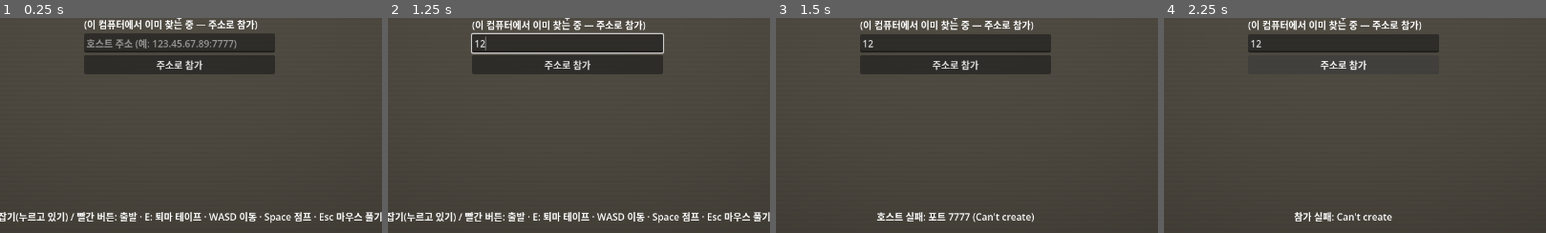
Above: before the commit, frames 1-4 (left to right).
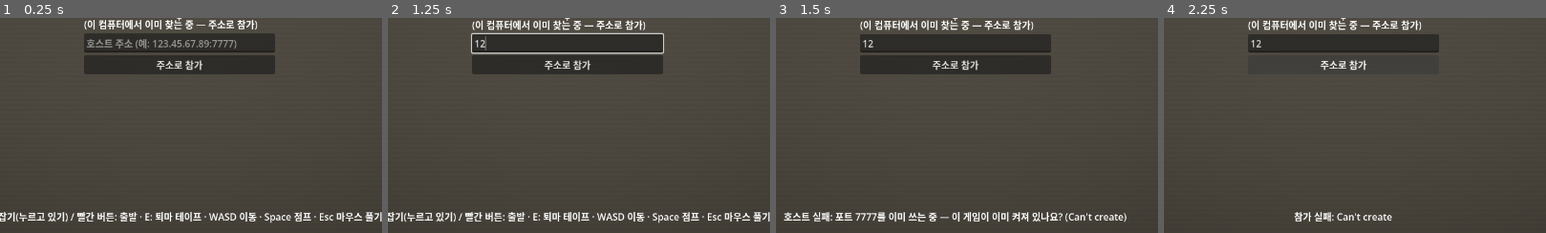
Above: after the commit, the same moments.

Repository: saechimdaeki/GG
Game: Godot game, scene res://src/main.tscn
Same seed, same stepped clock (60 frames per second), same inputs: the game is played once before the commit and once after it.
Inputs (mouse positions are % of the whole screen's width and height, from its top left):
- Up to frame 1 (0.25 s): no input
- Up to frame 2 (1.25 s): click (50, 56) at 0.52 s; type "12" at 0.6 s
- Up to frame 3 (1.5 s): click "호스트" at 1.25 s
- Up to frame 4 (2.25 s): click "주소로 참가" at 2 s
The pictures show only the part of the screen within x 26-76%, y 50-100%; the shares and areas given below are measured in that part.

Frames 1-2 are identical in both runs. In frame 3, 2.1% of the frame differs, in the area x 2-92%, y 90-96%; in frame 4, nothing differs.

Commit message:
fix: 유령집 이삿짐센터 호스트 포트가 이미 쓰이면 이유를 알려줌
LAN 목록이 늦게 뜨던 건 앞 테스트의 호스트가 포트 7777을 잡고 있어 새 호스트가
시작에 실패했던 것 (호스트 2개 동시 실행으로 재현, 이후 5번 연속 0.2초 안에 찾음).
실패 메시지를 "포트 7777를 이미 쓰는 중 — 이미 켜져 있나요?"로 바꾸고 알려진 문제 항목 삭제.

Story: haunted-movers/production/epics/haunted-movers/story-001-co-op-carry.md

Co-Authored-By: Claude Opus 5.5 <noreply@anthropic.com>

Diff:
--- a/haunted-movers/src/main.gd
+++ b/haunted-movers/src/main.gd
@@ -114,7 +114,7 @@
 	var peer := ENetMultiplayerPeer.new()
 	var err := peer.create_server(PORT, 4)
 	if err != OK:
-		_hint.text = "호스트 실패: 포트 %d (%s)" % [PORT, error_string(err)]
+		_hint.text = "호스트 실패: 포트 %d를 이미 쓰는 중 — 이 게임이 이미 켜져 있나요? (%s)" % [PORT, error_string(err)]
 		return
 	multiplayer.multiplayer_peer = peer
 	multiplayer.peer_connected.connect(_on_peer_joined)
Not shown, changed: haunted-movers/production/qa/evidence/net-lan-wan-evidence.md
